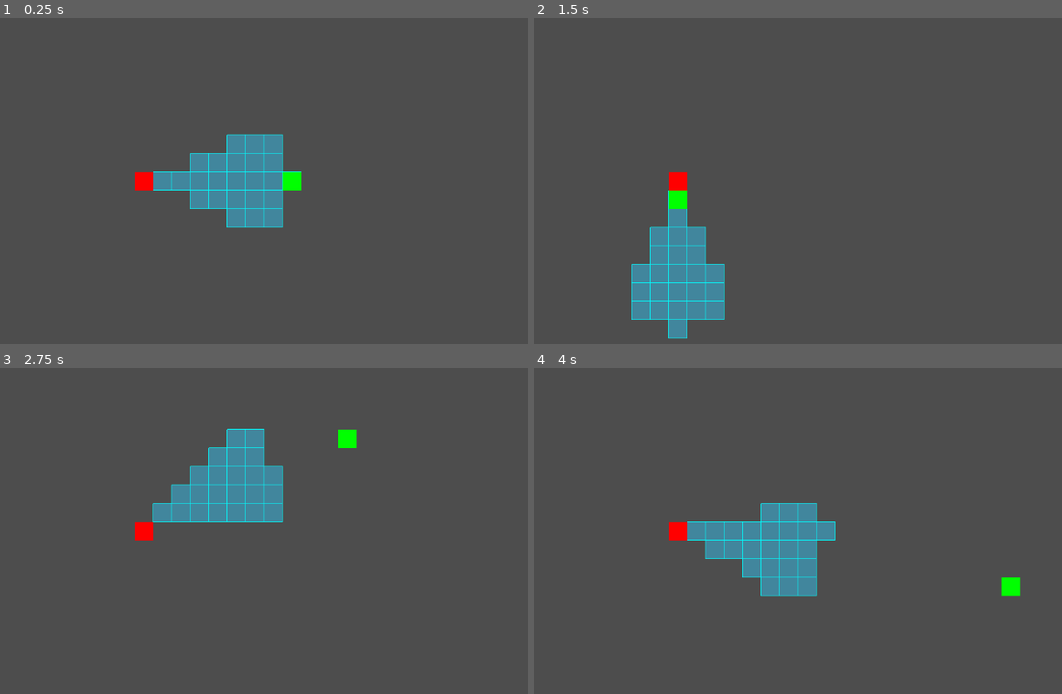
Above: before the commit, frames 1-4 (two rows, left to right).
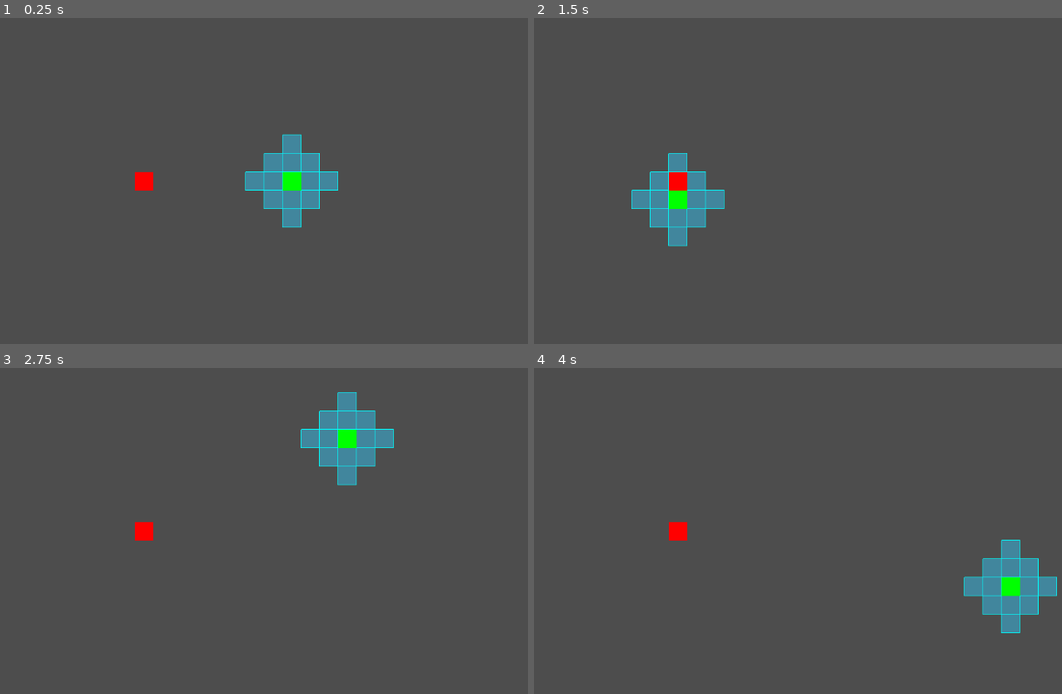
Above: after the commit, the same moments.

Repository: AbelitoLlerena/juego
Game: Godot game, scene res://debug_area.tscn
The game is run twice, just before and just after one commit, with the same random seed, the same clock (stepped at 60 frames per second) and the same inputs. The project has no main scene, so this scene is started directly.
Inputs (mouse positions are in pixels of both pictures, inside the frame that each line leads up to):
- Up to frame 1 (0.25 s): no input
- Up to frame 2 (1.5 s): tap Enter at 0.5 s; move the mouse to (961, 154) at 0.52 s; click (961, 154) at 0.67 s; tap Space at 1.25 s; move the mouse to (681, 194) at 1.27 s; click (681, 194) at 1.42 s
- Up to frame 3 (2.75 s): tap Enter at 2 s; move the mouse to (348, 442) at 2.02 s; click (348, 442) at 2.17 s
- Up to frame 4 (4 s): tap Space at 2.75 s; move the mouse to (782, 599) at 2.77 s; click (782, 599) at 2.92 s; tap Enter at 3.5 s; move the mouse to (1014, 579) at 3.52 s; click (1014, 579) at 3.67 s

The runs differ from the first frame. In frame 1, 5.5% of the frame differs, in the area x 29-65%, y 35-65%; in frame 2, 6.1%; in frame 3, 7.2%; in frame 4, 7.4%, in the area x 29-100%, y 41-82%.

Commit message:
hacer sistema de distancias

Diff:
--- a/Service/area_service.gd
+++ b/Service/area_service.gd
@@ -9,26 +9,26 @@
 
 	match typeof(skill):
 		SkillSelf:
-			return _circle(origin, skill.radius)
+			return circle(origin, skill.radius)
 
 		SkillDefinition:
-			return _target(selected)
+			return target(selected)
 
 		SkillCircle:
-			return _circle(selected, skill.radius)
+			return circle(selected, skill.radius)
 
 		SkillVector:
-			return _line(origin, selected, skill.length, skill.width)
+			return line(origin, selected, skill.length, skill.width)
 
 		SkillCone:
-			return _cone(origin, selected, skill.length, skill.angle)
+			return cone(origin, selected, skill.length, skill.angle)
 
 	return []
 
-static func _target(tile: Vector2i) -> Array[Vector2i]:
+static func target(tile: Vector2i) -> Array[Vector2i]:
 	return [tile]
 
-static func _circle(center: Vector2i, radius: int) -> Array[Vector2i]:
+static func circle(center: Vector2i, radius: int) -> Array[Vector2i]:
 	var result: Array[Vector2i] = []
 
 	for x in range(center.x - radius, center.x + radius + 1):
@@ -36,13 +36,13 @@
 
 			var p := Vector2i(x, y)
 
-			if center.distance_to(p) <= radius:
+			if DistanceService.distance(center,p) <= radius:
 				result.append(p)
 
 	return result
 
 
-static func _line(
+static func line(
 	origin: Vector2i,
 	target: Vector2i,
 	length: int,
@@ -73,15 +73,12 @@
 
 	# Elegimos el eje de expansión.
 	if abs(dir.x) > abs(dir.y):
-		# Horizontal
 		expand = Vector2i(0, 1)
 
 	elif abs(dir.y) > abs(dir.x):
-		# Vertical
 		expand = Vector2i(1, 0)
 
 	else:
-		# Diagonal de 45°
 		expand = Vector2i(0, signi(dir.y))
 
 	for tile in line:
@@ -94,17 +91,15 @@
 
 	return result
 
-static func _cone(
+static func cone(
 	origin: Vector2i,
 	target: Vector2i,
 	length: int,
 	angle: float
 ) -> Array[Vector2i]:
-
 	var result: Array[Vector2i] = []
 
 	var forward := target - origin
-
 	if forward == Vector2i.ZERO:
 		return result
 
@@ -113,17 +108,15 @@
 
 	for x in range(origin.x - length, origin.x + length + 1):
 		for y in range(origin.y - length, origin.y + length + 1):
+			var p := Vector2i(x, y)
 
-			var p := Vector2i(x, y)
-			var v := Vector2(p - origin)
-
-			if v.length() > length:
+			var distance := DistanceService.distance(origin, p)
+			if distance == 0 or distance > length:
 				continue
 
-			if v == Vector2.ZERO:
-				continue
+			var v := Vector2(p - origin).normalized()
 
-			var dot := dir.dot(v.normalized())
+			var dot := dir.dot(v)
 
 			if dot >= cos_limit:
 				result.append(p)
--- /dev/null
+++ b/Service/distance_service.gd
@@ -0,0 +1,5 @@
+class_name DistanceService
+extends RefCounted
+
+static func distance(from: Vector2i, to: Vector2i) -> int:
+	return abs(from.x - to.x) + abs(from.y - to.y)
--- a/debug_area.gd
+++ b/debug_area.gd
@@ -9,15 +9,15 @@
 	CONE
 }
 
-@export var shape: Shape = Shape.CONE
+@export var shape: Shape = Shape.CIRCLE
 
 @export var origin := Vector2i(10, 10)
 @export var target := Vector2i(16, 12)
 
-@export var radius := 6
-@export var length := 8
+@export var radius := 2
+@export var length := 4
 @export var width := 1
-@export var angle := 45.0
+@export var angle := 90.0
 
 func _ready():
 	queue_redraw()
@@ -38,16 +38,16 @@
 
 	match shape:
 		Shape.TARGET:
-			tiles = AreaService._target(origin)
+			tiles = AreaService.target(origin)
 
 		Shape.CIRCLE:
-			tiles = AreaService._circle(target, radius)
+			tiles = AreaService.circle(target, radius)
 
 		Shape.LINE:
-			tiles = AreaService._line(origin, target, length, width)
+			tiles = AreaService.line(origin, target, length, width)
 
 		Shape.CONE:
-			tiles = AreaService._cone(origin, target, length, angle)
+			tiles = AreaService.cone(origin, target, length, angle)
 
 	# Dibujar las casillas
 	for tile in tiles:
Not shown, added: Service/distance_service.gd.uid
Not shown, added: debug_area.tscn2367565806.tmp
Not shown, added: debug_area.tscn666534813.tmp
